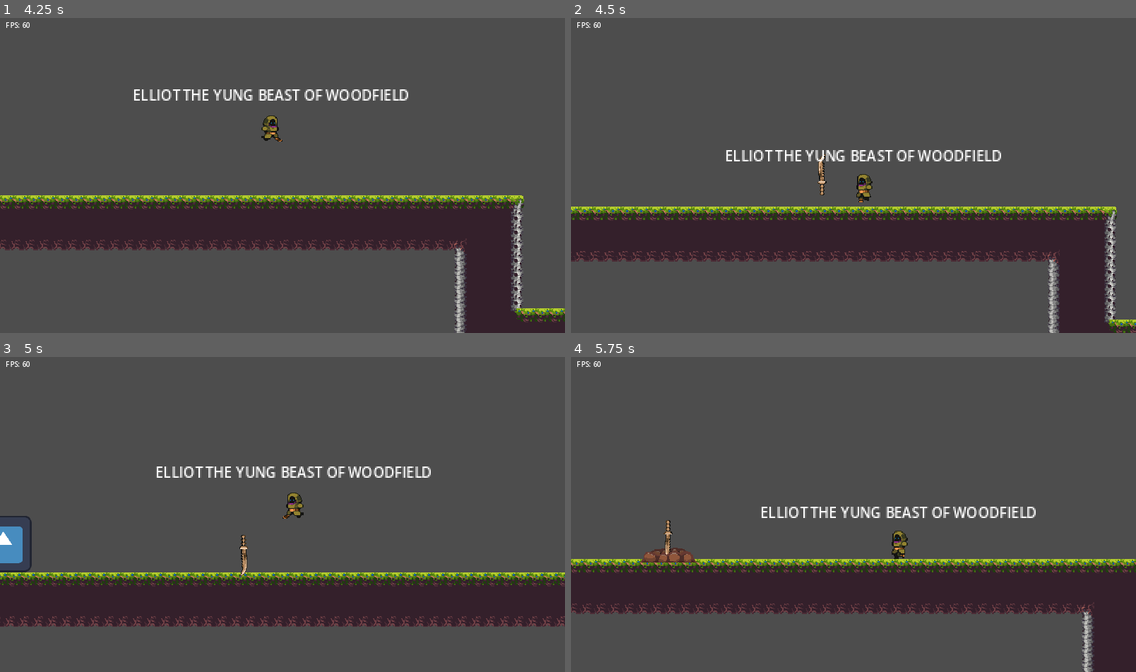
Above: before the commit, frames 1-4 (two rows, left to right).
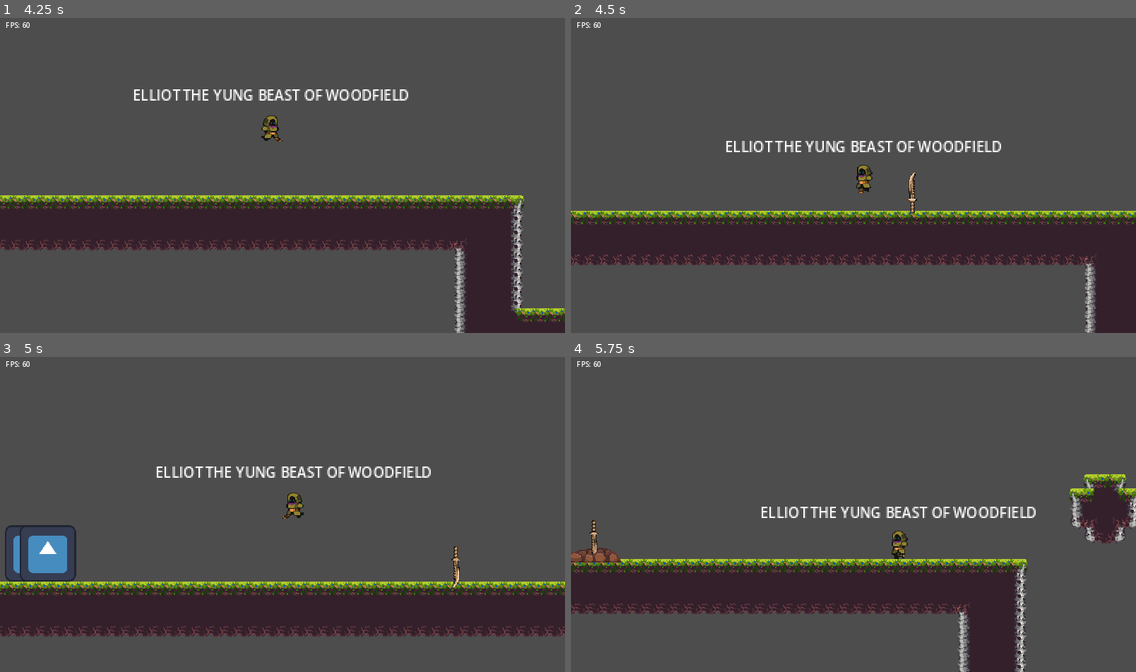
Above: after the commit, the same moments.

Repository: humding3r/BodyBlade
Game: Godot game, scene res://main.tscn
Same seed, same stepped clock (60 frames per second), same inputs: the game is played once before the commit and once after it. The engine's default icon, where the game draws it, is replaced by a stand-in: a white triangle on a blue panel in a dark square.
Inputs (mouse positions are in pixels of both pictures, inside the frame that each line leads up to):
- Up to frame 1 (4.25 s): tap Enter at 0.5 s; move the mouse to (406, 159) at 0.52 s; hold D (move_right) 0.53-2.03 s; right-click (406, 159) at 0.6 s; tap Space (jump) at 0.77, 1.52, 3.02, 3.77 s; move the mouse to (169, 191) at 1.27 s; click (169, 191) at 1.35 s; right-click (169, 191) at 1.55 s; move the mouse to (339, 103) at 2.02 s; hold A (move_left) 2.03-2.78 s; right-click (339, 103) at 2.1 s; move the mouse to (254, 238) at 2.77 s; hold D (move_right) from 2.78 s (still down); right-click (254, 238) at 2.85 s; move the mouse to (452, 222) at 3.52 s; press the mouse at (452, 222) at 3.53 s; right-click (452, 222) at 3.8 s
- Up to frame 2 (4.5 s): move the mouse to (684, 125) at 4.27 s; release D (move_right) at 4.28 s; release the mouse at (684, 125) at 4.28 s; hold A (move_left) from 4.28 s (still down); right-click (684, 125) at 4.35 s
- Up to frame 3 (5 s): keep holding A (move_left); tap Space (jump) at 4.52 s
- Up to frame 4 (5.75 s): move the mouse to (881, 514) at 5.02 s; release A (move_left) at 5.03 s; hold D (move_right) from 5.03 s (still down); right-click (881, 514) at 5.1 s

Frame 1 is identical in both runs. In frame 2, 12% of the frame differs, in the area x 0-100%, y 39-100%; in frame 3, 11%; in frame 4, 13%, in the area x 0-100%, y 37-100%.

Commit message:
Add swap to throw state

Diff:
--- a/Sword/State/sword_state.gd
+++ b/Sword/State/sword_state.gd
@@ -15,9 +15,9 @@
 		object.stuck_sprite.hide()
 		object.thrown_sprite.show()
 
-	object.get_parent().pickup_zone.set_deferred("disabled", true)
+	object.pickup_area.set_deferred("disabled", true)
 	object.get_parent().global_position = object.global_position
 	object.get_parent().velocity = object.linear_velocity
 	object.global_position = temp
 	object.linear_velocity = temp_velocity
-	object.pickup_zone.set_deferred("disabled", false)
+	object.pickup_area.set_deferred("disabled", false)
--- a/Sword/State/sword_state_stuck.gd
+++ b/Sword/State/sword_state_stuck.gd
@@ -22,6 +22,9 @@
 	object.freeze = true
 
 func process(delta):
+	if Input.is_action_just_pressed("swap"):
+		swap()
+
 	if Input.is_action_pressed("attack"):
 		change_state("return")
 
--- a/Sword/State/sword_state_throw.gd
+++ b/Sword/State/sword_state_throw.gd
@@ -25,6 +25,9 @@
 	object.damage_hitbox.set_deferred("disabled", false)
 
 func physics_process(delta):
+	if Input.is_action_just_pressed("swap"):
+		swap()
+
 	var collision_info = object.move_and_collide(Vector2.ZERO)
 	if collision_info:
 		times_bounced += 1
